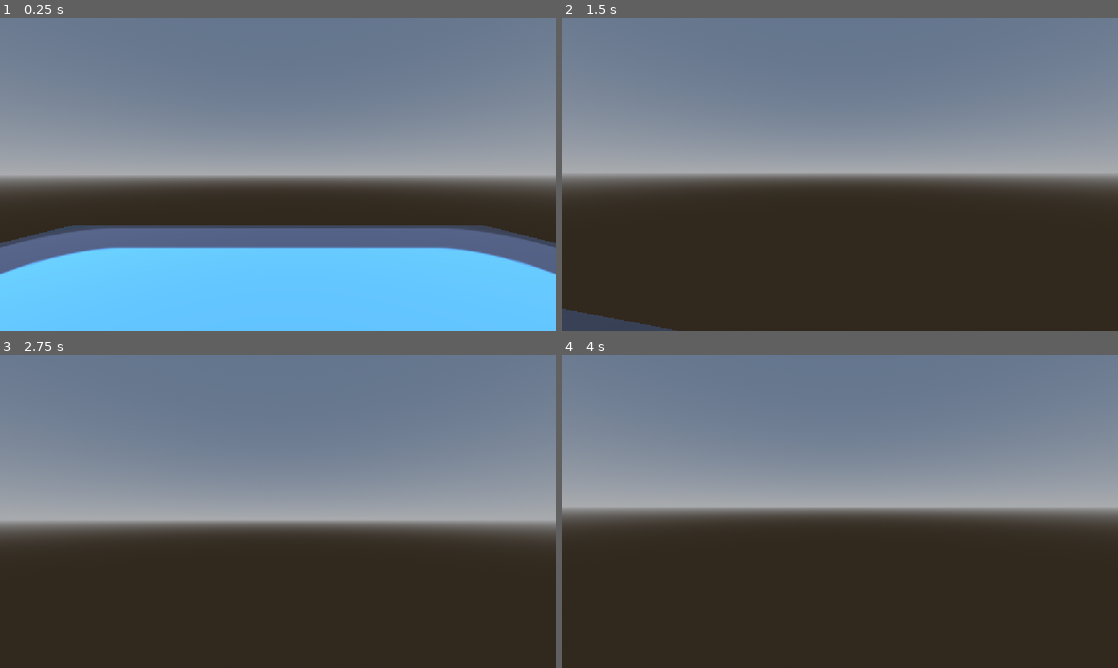
Above: before the commit, frames 1-4 (two rows, left to right).
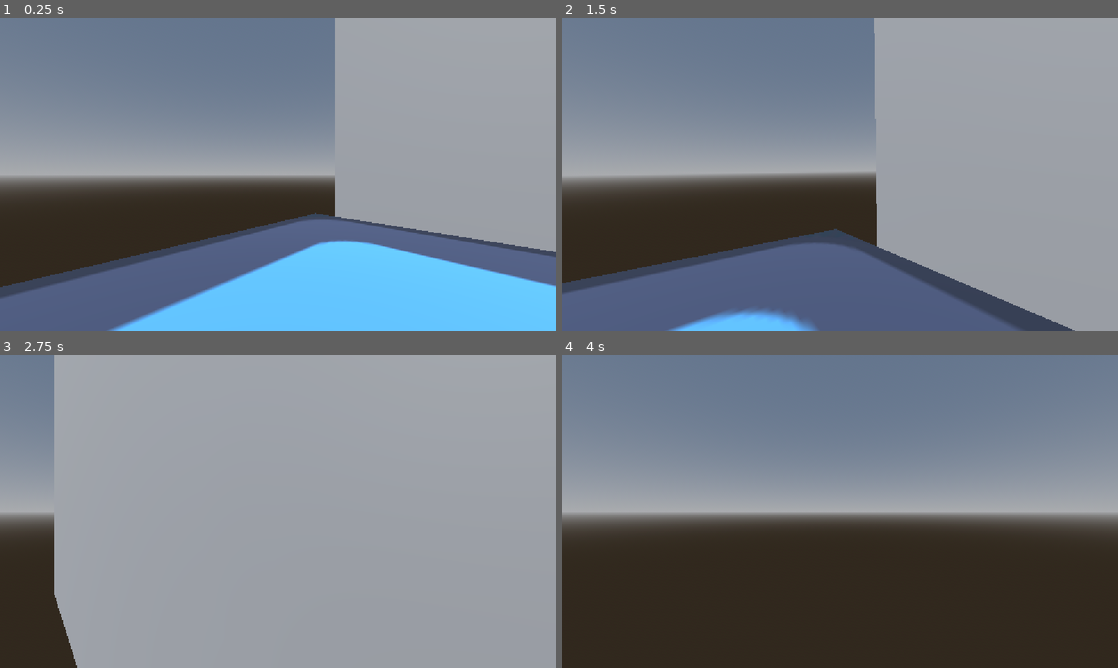
Above: after the commit, the same moments.

Repository: Strma77/Rudjer-Roulette
Game: Godot game, scene res://levels/levels.tscn
Same seed, same stepped clock (60 frames per second), same inputs: the game is played once before the commit and once after it. The engine's default icon, where the game draws it, is replaced by a stand-in: a white triangle on a blue panel in a dark square.
Inputs (mouse positions are in pixels of both pictures, inside the frame that each line leads up to):
- Up to frame 1 (0.25 s): no input
- Up to frame 2 (1.5 s): move the mouse to (867, 174) at 0.52 s; hold Right (next_cam, bound only after the commit) 0.53-1.28 s; hold W (forward) from 0.53 s (still down); tap Space (jump) at 0.77 s; tap Left (prev_cam, bound only after the commit) at 0.8, 1.35 s; move the mouse to (812, 174) at 1.27 s
- Up to frame 3 (2.75 s): keep holding W (forward); tap Space (jump) at 1.52 s; tap Right (next_cam, bound only after the commit) at 1.55 s; move the mouse to (289, 505) at 2.02 s; hold Right (next_cam, bound only after the commit) from 2.03 s (still down); tap Left (prev_cam, bound only after the commit) at 2.3 s
- Up to frame 4 (4 s): keep holding W (forward); move the mouse to (834, 517) at 2.77 s; release Right (next_cam, bound only after the commit) at 2.78 s; tap Left (prev_cam, bound only after the commit) at 2.85, 3.8 s; tap Space (jump) at 3.02, 3.77 s; tap Right (next_cam, bound only after the commit) at 3.05 s; move the mouse to (878, 514) at 3.52 s; hold Right (next_cam, bound only after the commit) from 3.53 s (still down)

The runs differ from the first frame. In frame 1, 37% of the frame differs, in the area x 0-100%, y 0-100%; in frame 2, 51%; in frame 3, 78%; in frame 4, 3.7%.

Commit message:
Camera Switch Kinda works maybe

Diff:
--- /dev/null
+++ b/camera_angles/cameras.tscn
@@ -0,0 +1,9 @@
+[gd_scene format=3 uid="uid://bbm5smju076th"]
+
+[node name="Node3D" type="Node3D" unique_id=2097030134]
+
+[node name="Camera 1" type="Camera3D" parent="." unique_id=2091373165]
+transform = Transform3D(0.70710677, 0, -0.70710677, 0, 1, 0, 0.70710677, 0, 0.70710677, 0, 0, 0)
+
+[node name="Camera 2" type="Camera3D" parent="." unique_id=1119311769]
+transform = Transform3D(0.70710677, 0, 0.70710677, 0, 1, 0, -0.70710677, 0, 0.70710677, 0, 0, 0)
--- a/character/character.gd
+++ b/character/character.gd
@@ -17,6 +17,7 @@
 	# Get the input direction and handle the movement/deceleration.
 	# As good practice, you should replace UI actions with custom gameplay actions.
 	var input_dir := Input.get_vector("left", "right", "forward", "backwards")
+
 	var direction := (transform.basis * Vector3(input_dir.x, 0, input_dir.y)).normalized()
 	if direction:
 		velocity.x = direction.x * SPEED
--- a/character/character.tscn
+++ b/character/character.tscn
@@ -19,5 +19,12 @@
 [node name="Head" type="Node3D" parent="." unique_id=430685165]
 transform = Transform3D(1, 0, 0, 0, 1, 0, 0, 0, 1, 0, 0.85333294, 0)
 
-[node name="Camera3D" type="Camera3D" parent="Head" unique_id=166450485]
+[node name="GameCamera" type="Camera3D" parent="Head" unique_id=166450485]
 script = ExtResource("2_1l1n4")
+
+[node name="Camera1" type="Camera3D" parent="Head/GameCamera" unique_id=895823165]
+transform = Transform3D(0.7071068, 0, 0.7071068, 0, 1, 0, -0.7071068, 0, 0.7071068, -2.1730607, -0.85333294, 0)
+
+[node name="Camera2" type="Camera3D" parent="Head/GameCamera" unique_id=1126544159]
+transform = Transform3D(0.7071068, 0, -0.7071068, 0, 1, 0, 0.7071068, 0, 0.7071068, 1.8062816, -0.85333294, 0)
+fov = 179.0
--- a/character/fp_cam.gd
+++ b/character/fp_cam.gd
@@ -2,14 +2,56 @@
 
 
 var sensitivity = 0.2
+@onready var game_camera: Camera3D = get_node(".")
+@onready var camera_array: Array = [get_node("Camera1"), get_node("Camera2")]
+
+var cam_index: int = 0
+var next_camera: Camera3D
+
+
+func _ready() -> void:
+	set_camera()
+	print(cam_index)
+	Input.mouse_mode = Input.MOUSE_MODE_CAPTURED
 
 
 
-func _ready() -> void:
-	Input.mouse_mode = Input.MOUSE_MODE_CAPTURED
+
+
+
 
 func _input(event: InputEvent) -> void:
+	if event.is_action_pressed("next_cam"):
+		change_cam_next()
+	if event.is_action_pressed("prev_cam"):
+		change_cam_prev()
 	if event is InputEventMouseMotion:
+
 		get_parent().rotate_y(deg_to_rad(-event.relative.x*sensitivity))
-		rotate_x(deg_to_rad(-event.relative.y*sensitivity))
-		rotation.x=clamp(rotation.x,deg_to_rad(-90),deg_to_rad(90))
+		game_camera.rotate_x(deg_to_rad(-event.relative.y*sensitivity))
+		rotation.x=clamp(rotation.x,deg_to_rad(-40),deg_to_rad(60))
+
+
+
+
+
+func set_camera():
+	next_camera = camera_array[cam_index]
+	game_camera.transform = next_camera.transform
+
+func change_cam_next():
+	if cam_index == camera_array.size() - 1:
+		print("Ne moze vise. Maximum")
+	else:
+		cam_index += 1
+		set_camera()
+		print(cam_index)
+
+
+func change_cam_prev():
+	if cam_index == 0:
+		print("Ne moze vise. Minimum.")
+	else:
+		cam_index -=1
+		set_camera()
+		print(cam_index)
--- a/levels/levels.tscn
+++ b/levels/levels.tscn
@@ -24,6 +24,11 @@
 
 [sub_resource type="BoxMesh" id="BoxMesh_y65i7"]
 
+[sub_resource type="BoxShape3D" id="BoxShape3D_y65i7"]
+
+[sub_resource type="BoxMesh" id="BoxMesh_mcjul"]
+size = Vector3(15, 15, 1)
+
 [node name="level" type="Node3D" unique_id=966241087]
 
 [node name="WorldEnvironment" type="WorldEnvironment" parent="." unique_id=1410183010]
@@ -40,8 +45,18 @@
 mesh = SubResource("BoxMesh_y65i7")
 
 [node name="Player" parent="." unique_id=1082868951 instance=ExtResource("2_hgi4l")]
-transform = Transform3D(1, 0, 0, 0, 1, 0, 0, 0, 1, 0, 1.7961633, 0)
+transform = Transform3D(1, 0, 0, 0, 1, 0, 0, 0, 1, -0.071691036, 2.5654533, 0.14028001)
 
 [node name="DirectionalLight3D" type="DirectionalLight3D" parent="." unique_id=1970127261]
 transform = Transform3D(0.7965299, -0.48913097, 0.35537443, 0, 0.58778524, 0.809017, -0.6045991, -0.6444062, 0.46818852, 3.185, 6.855, 5.144)
 shadow_enabled = true
+
+[node name="StaticBody3D2" type="StaticBody3D" parent="." unique_id=230361962]
+transform = Transform3D(1, 0, 0, 0, 1, 0, 0, 0, 1, 0, 5.661997, -9.709019)
+
+[node name="CollisionShape3D" type="CollisionShape3D" parent="StaticBody3D2" unique_id=1974033649]
+transform = Transform3D(15, 0, 0, 0, 15, 0, 0, 0, 1, 0, 0, 0)
+shape = SubResource("BoxShape3D_y65i7")
+
+[node name="MeshInstance3D" type="MeshInstance3D" parent="StaticBody3D2" unique_id=1488529652]
+mesh = SubResource("BoxMesh_mcjul")
--- a/project.godot
+++ b/project.godot
@@ -47,6 +47,16 @@
 "events": [Object(InputEventKey,"resource_local_to_scene":false,"resource_name":"","device":-1,"window_id":0,"alt_press …(191 unchanged characters)…
 ]
 }
+next_cam={
+"deadzone": 0.2,
+"events": [Object(InputEventKey,"resource_local_to_scene":false,"resource_name":"","device":-1,"window_id":0,"alt_pressed":false,"shift_pressed":false,"ctrl_pressed":false,"meta_pressed":false,"pressed":false,"keycode":0,"physical_keycode":4194321,"key_label":0,"unicode":0,"location":0,"echo":false,"script":null)
+]
+}
+prev_cam={
+"deadzone": 0.2,
+"events": [Object(InputEventKey,"resource_local_to_scene":false,"resource_name":"","device":-1,"window_id":0,"alt_pressed":false,"shift_pressed":false,"ctrl_pressed":false,"meta_pressed":false,"pressed":false,"keycode":0,"physical_keycode":4194319,"key_label":0,"unicode":0,"location":0,"echo":false,"script":null)
+]
+}
 
 [physics]
 
Not shown, added: config/game_config.gd.uid
Not shown, added: scripts/autoload/events.gd.uid
Not shown, added: scripts/autoload/game_state.gd.uid
Not shown, added: levels/levels.tscn3329710445.tmp
Not shown, added: levels/levels.tscn3337699819.tmp
